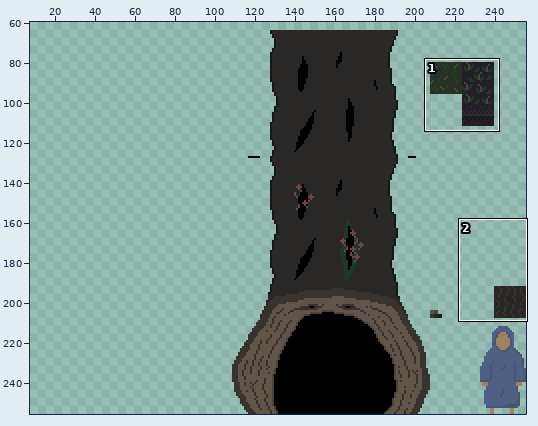
Pixel-art file, stored at Aseprite files/proto_hollow tree.aseprite. The picture above shows the old version from afar; the outline marks the close-up.
Close-up. Earlier state:
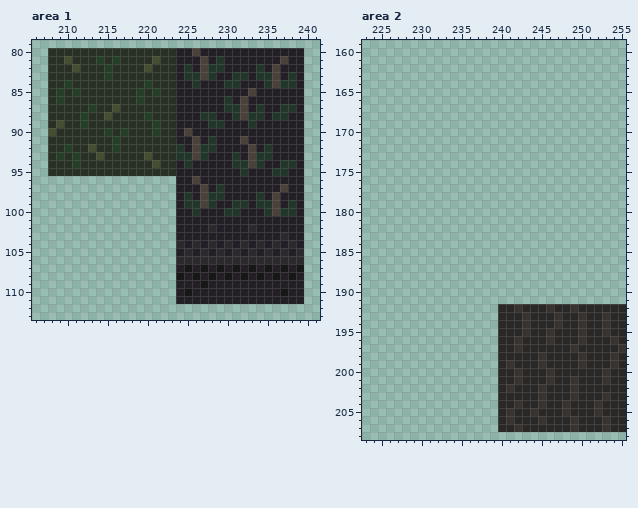
256x256 pixels, 1 frame. Colours within 5 levels of each other are drawn and written as one. Shown: area 1: x 206..241, y 79..113; area 2: x 223..255, y 159..208. The wide view leaves out empty margins. The commit also changed other parts of the picture, which this record leaves out.
Once edited:
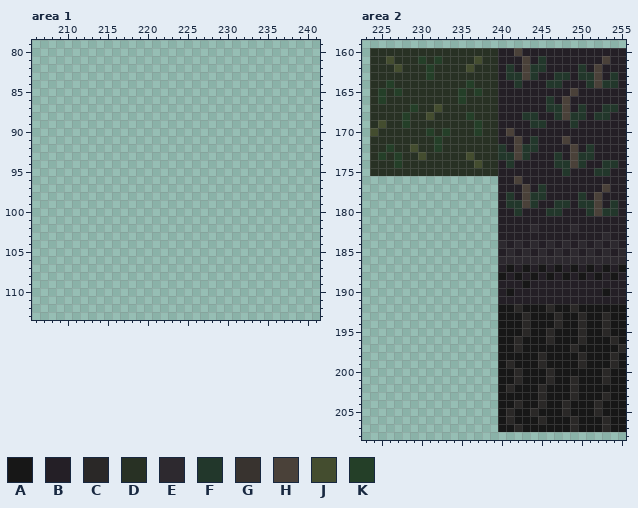
Palette (. is transparent): A #171717  B #241f26  C #2a2827  D #283124  E #2d292f  F #22372b  G #38332f  H #4a4139  J #444d2f  K #243f28
Changes in this commit:
Changed rows in their new state; - is an unchanged pixel.
Area 1:
first column x 208:
 80 ................................
 81 ................................
 82 ................................
 83 ................................
 84 ................................
 85 ................................
 86 ................................
 87 ................................
 88 ................................
 89 ................................
 90 ................................
 91 ................................
 92 ................................
 93 ................................
 94 ................................
 95 ................................
 96 ----------------................
 97 ----------------................
 98 ----------------................
 99 ----------------................
100 ----------------................
101 ----------------................
102 ----------------................
103 ----------------................
104 ----------------................
105 ----------------................
106 ----------------................
107 ----------------................
108 ----------------................
109 ----------------................
110 ----------------................
111 ----------------................
Area 2:
first column x 224:
160 DDDDDDDDDDDDDDDDBBHBBBBBBBBBBBBB
161 DDJDDDKDKDDDDJDDBBBHBFBBBBBBBHBB
162 DDDJDDDKDDDDJDDDBFBHFFBBBBFBHBBB
163 DDDDDDDKDDDDDDDDBFFHFBBFFBFFHBFB
164 DDKDDDDDDDDDKDDDBBFBBBFFBBBFHFFB
165 DKDKDDDDDDDKDKDDBBBBBBBBBHBBBBBB
166 DKDDDDDDDDDKDDDDBBBBBBFBHBBBBBBB
167 DDDDDKDDJDDDDDDDBBBBBBFFHBFBBFFB
168 DDDDKDDJDDDDKDDDBBBFFBBFHFFBFFBB
169 DJDDKDDDDDDDDKDDBBBBFFBBBFBBBBBB
170 JDDDDDDKDKDDDKDDBHBBBBBBBBBBBBBB
171 DDDDDDDDKDDDDDDDBBHBFBBBHBBBBBBB
172 DDKDDJDDKDDDDDDDFBHFFBBBBHBFBBBB
173 DKDKDDJDDDDDJDDDFFHFBBBFBHFFBBBB
174 DDDKDDDDDDDDDJDDBFBBBBBFFHFBBFFB
175 DDDDDDDDDDDDDDDDBBBBBBBBFBBBFFBB
176 ----------------BBHBBBBBBBBBBBBB
177 ----------------BBBHBFBBBBBBBHBB
178 ----------------BFBHFFBBBBFBHBBB
179 ----------------BFFHFBBFFBFFHBFB
180 ----------------BBFBBBFFBBBFHFFB
181 ----------------BBBBBBBBBBBBBBBB
182 ----------------BBBBEBBBBEBBBBBB
183 ----------------BBBBBBBBBBBBBEBB
184 ----------------EBEBEBEBEBEBEBEB
185 ----------------BEBEBEBEBEBEBEBE
186 ----------------EEEEEEEEEEEEEEEE
187 ----------------BABABABABABABABA
188 ----------------ABABABABABABABAB
189 ----------------BBBABBBBBBBBBBBB
190 ----------------BABBBBBBBBBBBABB
191 ----------------BBBBBBBBBBBBBBBB
192 ----------------AACAAACAACAAAAAA
193 ----------------AAACAAACAACAACAA
194 ----------------AAACAAACAACAACAA
195 ----------------AAACAACAAACAACAA
196 ----------------AACAAACAAACAAACA
197 ----------------AACAAAAAACAAAAAC
198 ----------------AAAAACAAAACAAACA
199 ----------------ACAAACAAAACAAACA
200 ----------------AACAAACAAAAAACAA
201 ----------------AACAAACAACAAACAA
202 ----------------ACAAACAAACAAAAAA
203 ----------------AAAAACAAACAAACAA
204 ----------------AACAACAACAAACAAA
205 ----------------ACAACAAACAAACAAA
206 ----------------ACAAACAAACAAACAA
207 ----------------AACAAAAAACAAACAA
Boxes around the changes in both close-ups, in picture pixels (x1, y1, x2, y2):
erased: (48, 48, 304, 304)
changed: (370, 48, 626, 432)
